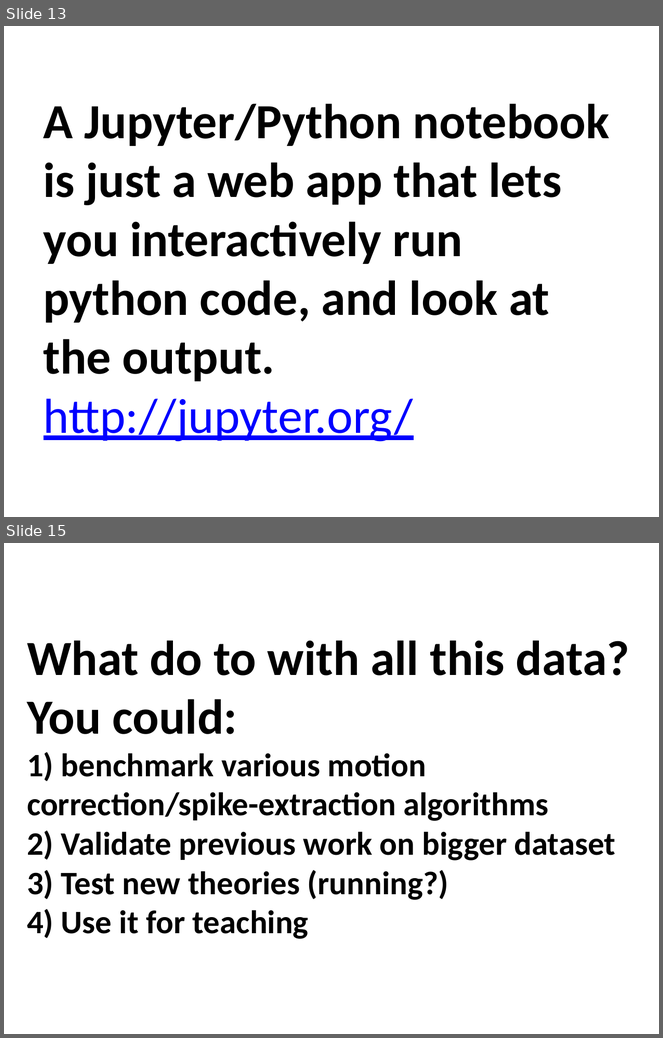
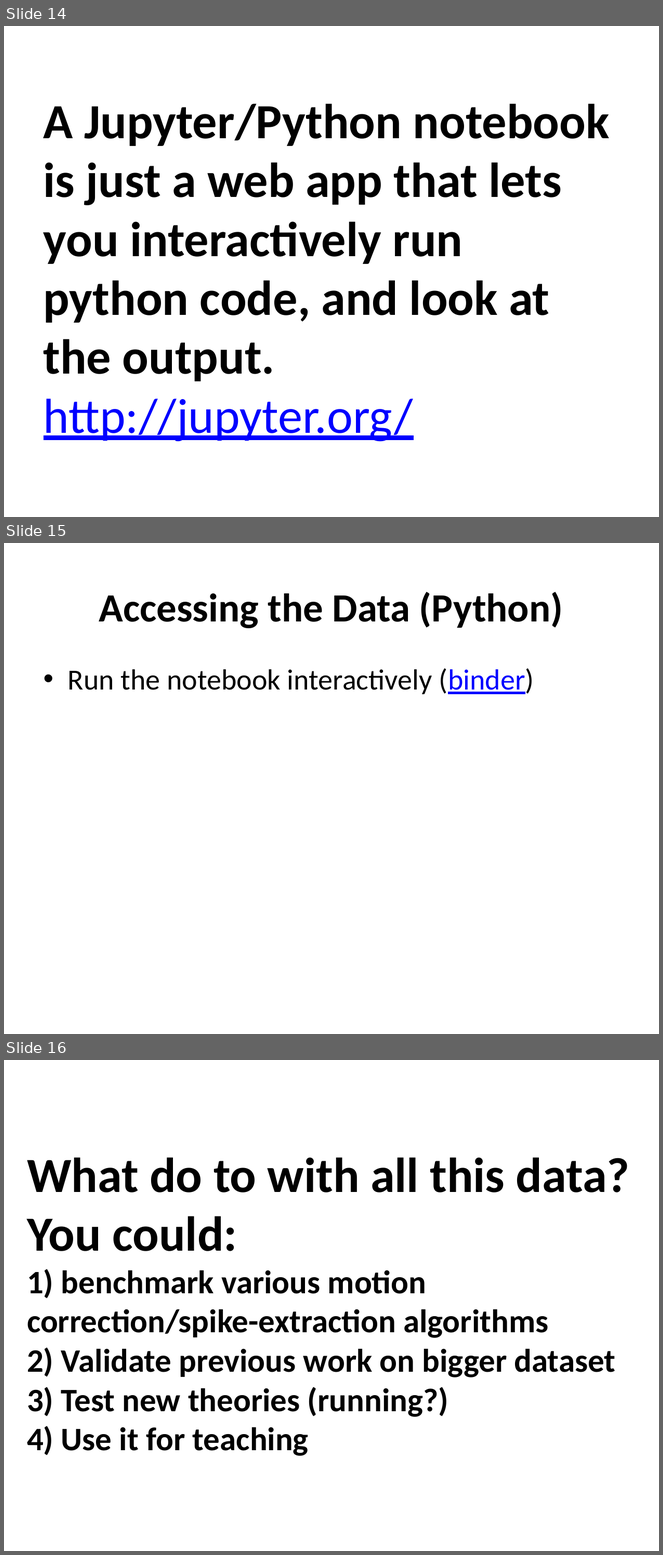
Before and after one commit to geffenlab/CNI-JC, a slide deck: Allen_Brain_Observatory_Dataset.pptx. Shown one above the other, each under a label of ours: slides 13 and 15 before the commit, slides 14, 15 and 16 after it; the slides between them are not shown. The pictures are 663x1038 and 663x1555 pixels, drawn with LibreOffice and Linux fonts; fonts in the diff are those of the drawing. Boxes give left, top, right and bottom in pixels: in the first picture for what was removed or moved away, otherwise in the second. Text is boxed around its words. In the diff, an @@ line names an element or a change of style, - is before the commit and + after.

```diff
--- a/Allen_Brain_Observatory_Dataset.pptx
+++ b/Allen_Brain_Observatory_Dataset.pptx
@@ slide 15 added at [4,543,659,1034], background #FFFFFF @@
@@ text added at [99,592,564,628], 44 pt, text #000000, bold @@
+Accessing the Data (Python)
@@ text added at [68,668,534,694], 32 pt, text #000000 @@
+• Run the notebook interactively (binder)
@@ what was slide 13 is now slide 14 @@
@@ what was slide 15 is now slide 16 @@
```
Also in this commit, not shown: 7 slides changed.
